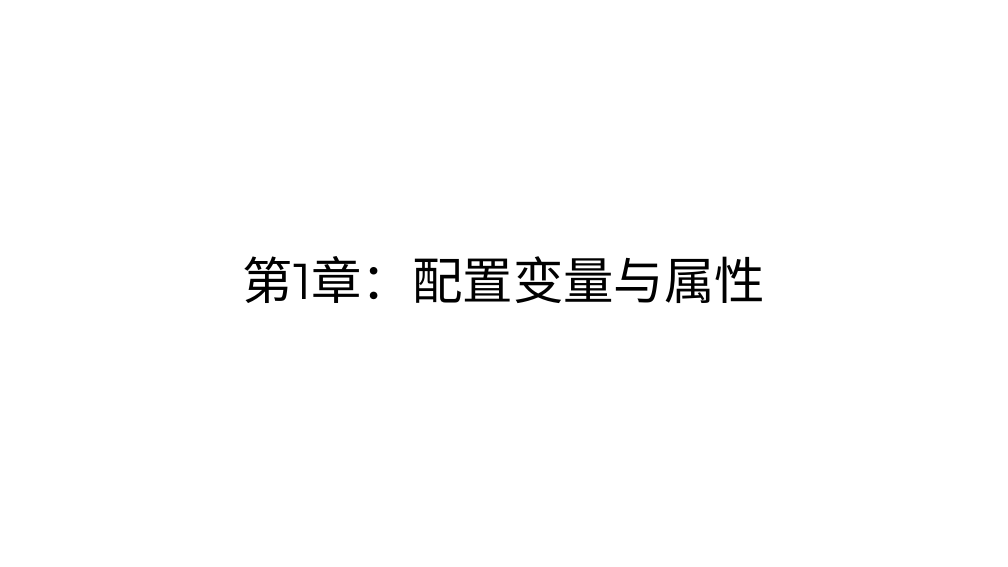
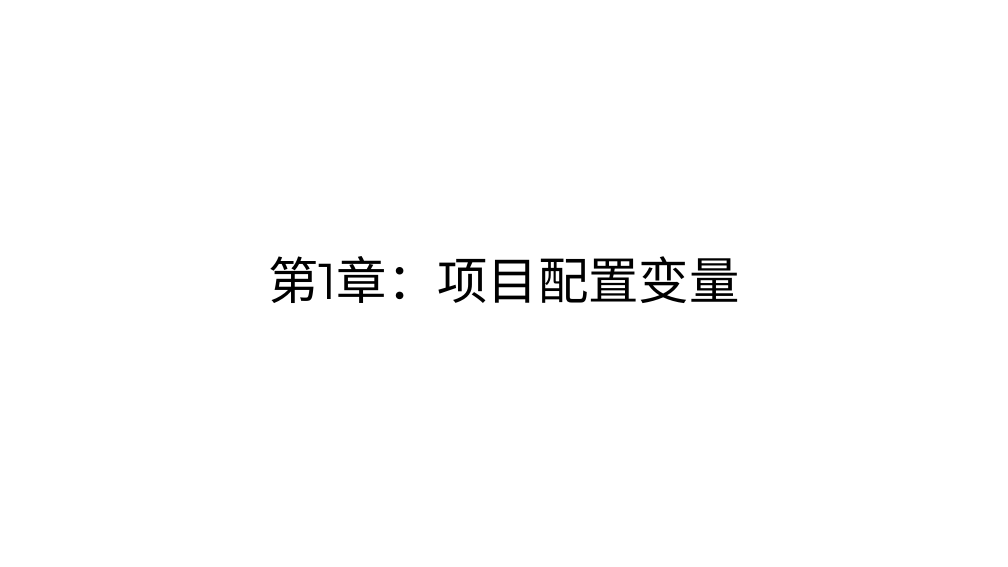
Before and after one commit to parallel101/course, a slide deck: slide 18 of 11/slides.pptx (slide 17 before the commit). Drawn at 1008x567 pixels with LibreOffice and Linux fonts; fonts in the diff are those of the drawing. Boxes give left, top, right and bottom in pixels: in the first picture for what was removed or moved away, otherwise in the second. Text is boxed around its words. In the diff, an @@ line names an element or a change of style, - is before the commit and + after.

```diff
--- a/11/slides.pptx
+++ b/11/slides.pptx
@@ title at (268,256,740,303): text changed @@
-第1章：配置变量与属性
+第1章：项目配置变量
```
Also in this commit, not shown: 8 other slides changed, 19 slides added, 2 slides removed, 19 other files.
